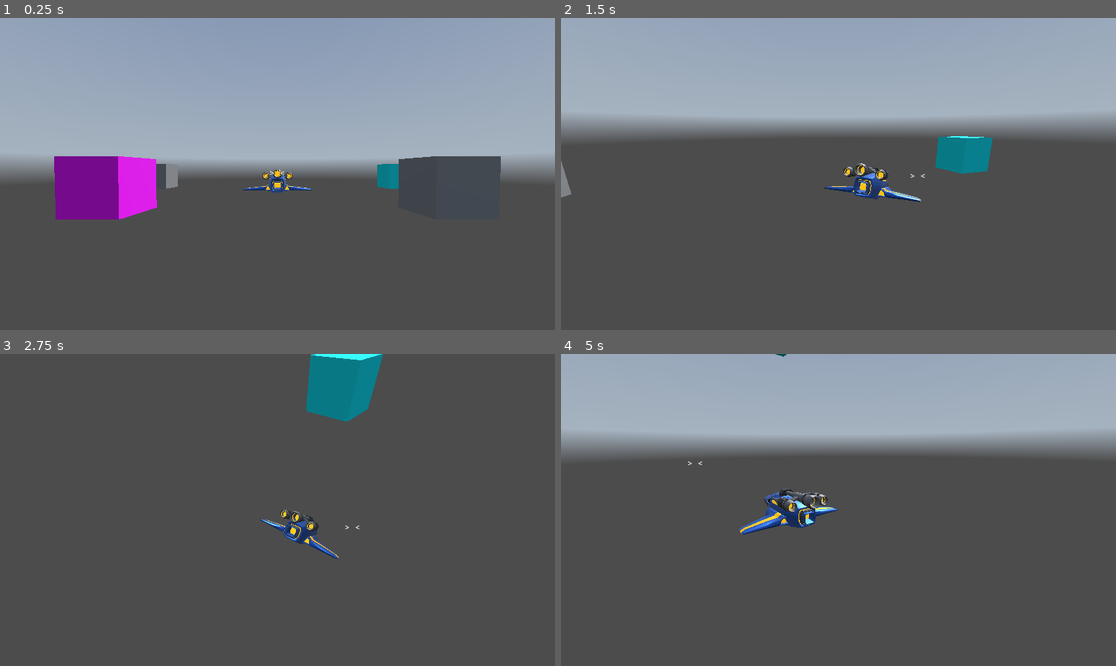
Above: before the commit, frames 1-4 (two rows, left to right).
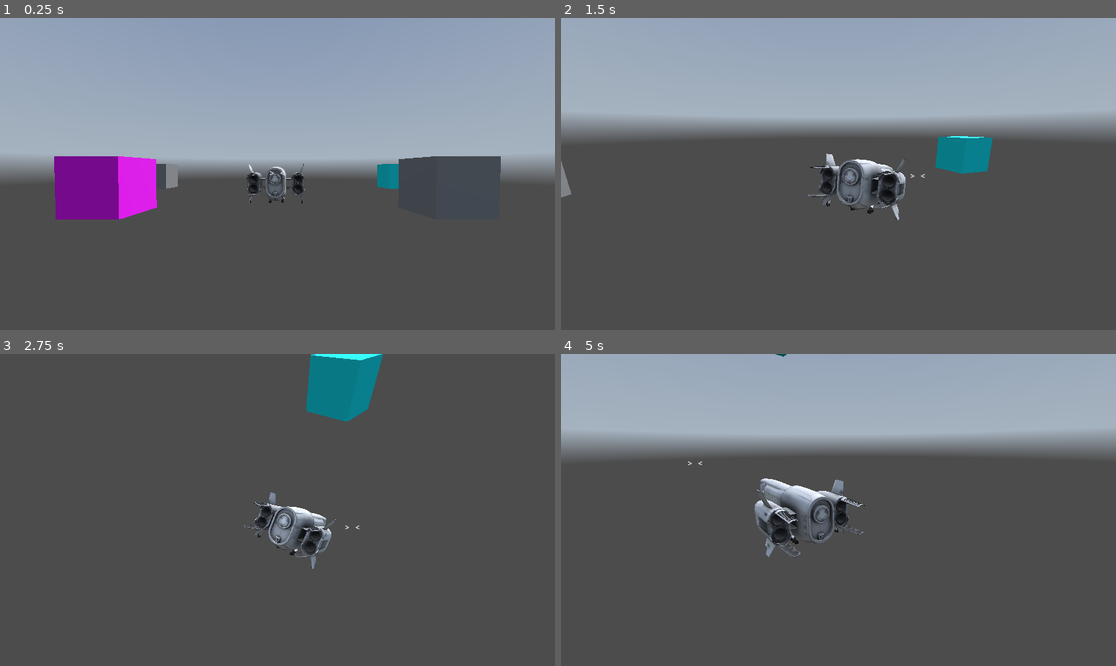
Above: after the commit, the same moments.

Repository: matousposp08/SpaceGame
Game: Godot game, scene res://scenes/root.tscn
The game is run twice, just before and just after one commit, with the same random seed, the same clock (stepped at 60 frames per second) and the same inputs. A sky picture missing from this copy of the repository is replaced by a grey-blue gradient.
Inputs:
- Up to frame 1 (0.25 s): no input
- Up to frame 2 (1.5 s): hold Right (ui_right) 0.53-1.28 s; hold Down (ui_down) from 1.28 s (still down)
- Up to frame 3 (2.75 s): release Down (ui_down) at 2.03 s; hold Right (ui_right) from 2.03 s (still down)
- Up to frame 4 (5 s): release Right (ui_right) at 2.78 s; hold Up (ui_up) 2.78-3.53 s; hold Left (ui_left) from 3.53 s (still down)

The runs differ from the first frame. In frame 1, 0.6% of the frame differs, in the area x 43-57%, y 46-60%; in frame 2, 1.7%; in frame 3, 1.5%; in frame 4, 2.5%, in the area x 31-55%, y 39-66%.

Commit message:
added new model

Diff:
--- a/Dogfights/plane.tscn
+++ b/Dogfights/plane.tscn
@@ -1,8 +1,13 @@
-[gd_scene load_steps=2 format=3 uid="uid://cvpkbofikuto7"]
+[gd_scene load_steps=3 format=3 uid="uid://cvpkbofikuto7"]
 
 [ext_resource type="PackedScene" uid="uid://cr6dsgdnij4aw" path="res://spaceship_raider_class__pathfinder.glb" id="1_khimf"]
+[ext_resource type="PackedScene" uid="uid://c03t684xu05tp" path="res://malabar_medium_transport.glb" id="2_lr50e"]
 
 [node name="plane" type="Node3D"]
 
 [node name="Sketchfab_Scene" parent="." instance=ExtResource("1_khimf")]
 transform = Transform3D(0.12, 0, 0, 0, 0.12, 0, 0, 0, 0.12, 0, 0, 0)
+visible = false
+
+[node name="Sketchfab_Scene2" parent="." instance=ExtResource("2_lr50e")]
+transform = Transform3D(-0.0299644, 0, 0.00146131, 0, 0.03, 0, -0.00146131, 0, -0.0299644, 0, 0, 0)
Binary file added: Dogfights/malabar_medium_transport.glb
Not shown, added: Dogfights/malabar_medium_transport.glb.import
Binary file added: Dogfights/malabar_medium_transport_0.png
Not shown, added: Dogfights/malabar_medium_transport_0.png.import
Binary file added: Dogfights/malabar_medium_transport_1.png
Not shown, added: Dogfights/malabar_medium_transport_1.png.import
Binary file added: Dogfights/malabar_medium_transport_2.png
Not shown, added: Dogfights/malabar_medium_transport_2.png.import
Binary file added: Dogfights/malabar_medium_transport_3.png
Not shown, added: Dogfights/malabar_medium_transport_3.png.import
Binary file added: Dogfights/textures/malabar_medium_transport.glb
Not shown, added: Dogfights/textures/malabar_medium_transport.glb.import
(and 8 more such lines)
